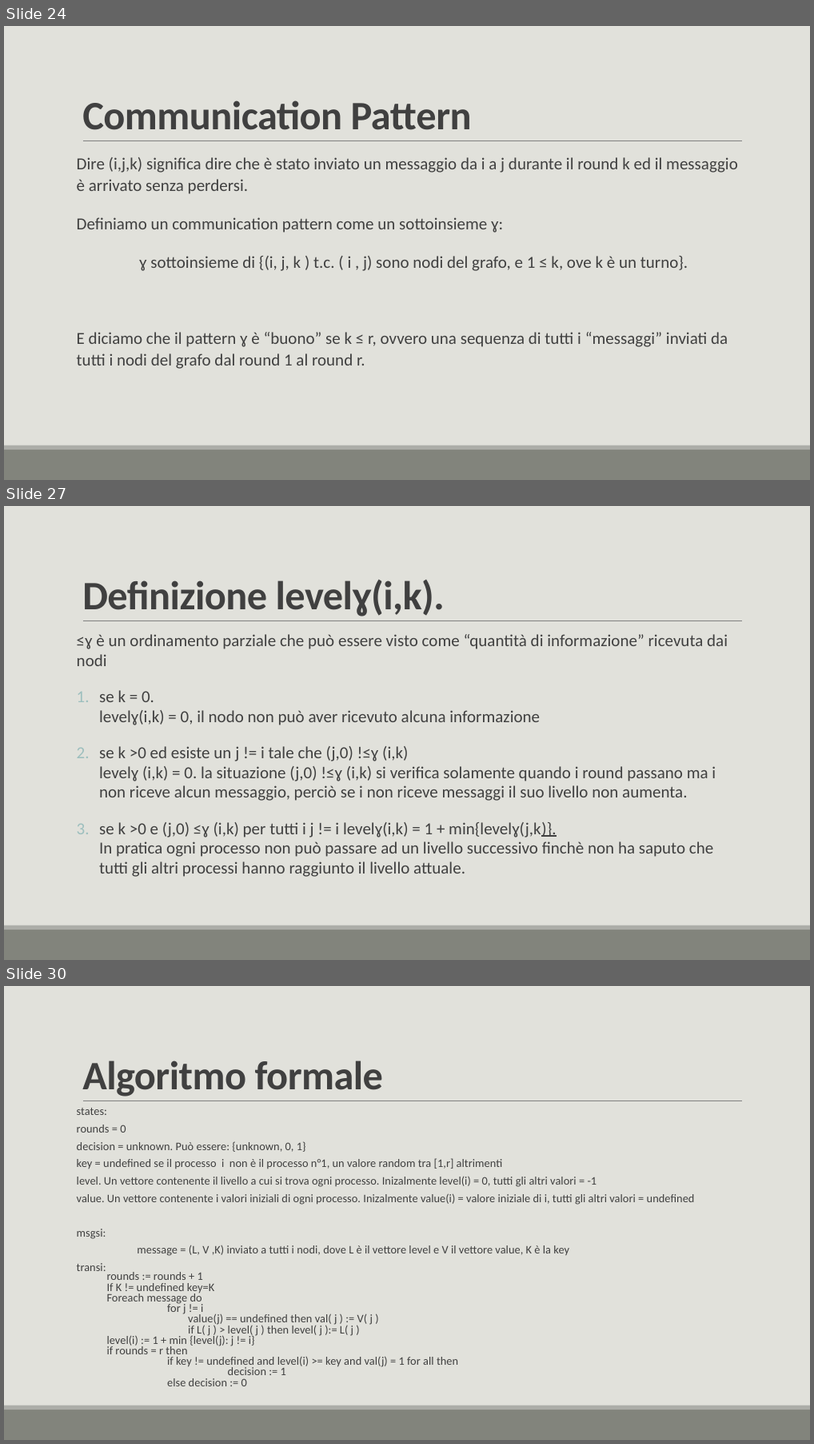
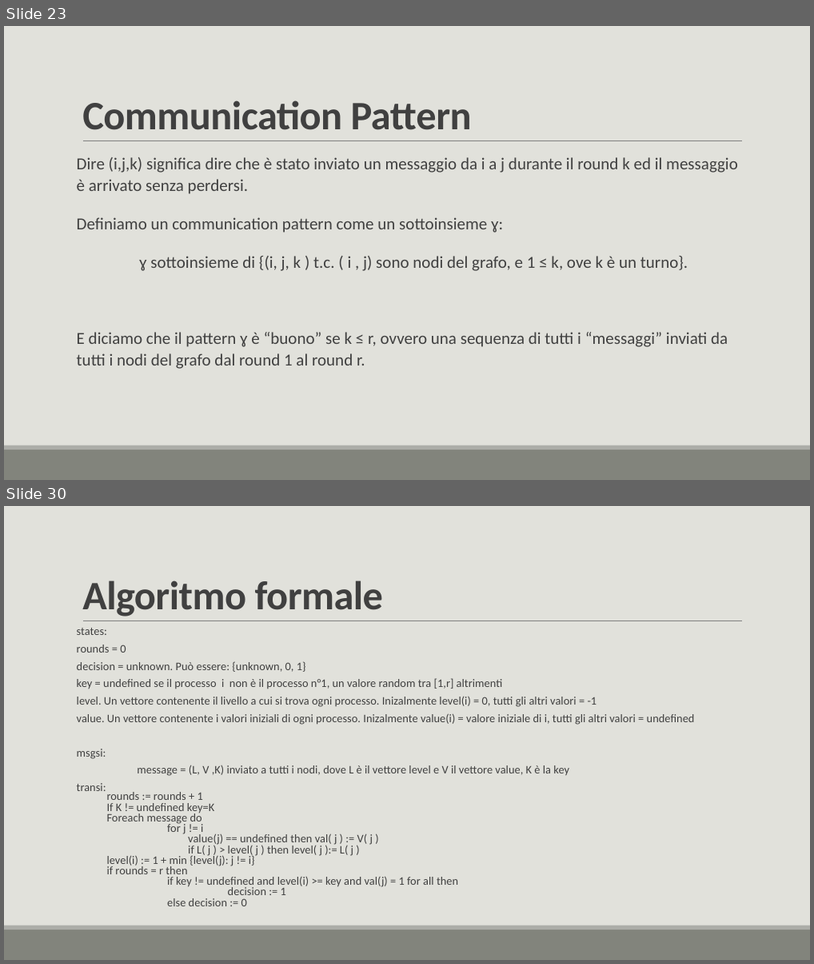
Before and after one commit to lory9894University/mcad, a slide deck: Prensentazione_V2.pptx. Shown one above the other, each under a label of ours: slides 24, 27 and 30 before the commit, slides 23 and 30 after it; the slides between them are not shown. The pictures are 814x1444 and 814x964 pixels, drawn with LibreOffice and Linux fonts; fonts in the diff are those of the drawing. Boxes give left, top, right and bottom in pixels: in the first picture for what was removed or moved away, otherwise in the second. Text is boxed around its words. In the diff, an @@ line names an element or a change of style, - is before the commit and + after.

```diff
--- a/Prensentazione_V2.pptx
+++ b/Prensentazione_V2.pptx
@@ slide 27 removed at [4, 506, 810, 960], background #E1E1DB; not listed: 3 template elements that a slide beside it also shows @@
@@ title removed at [82, 580, 445, 616] @@
-Definizione levelɣ(i,k).
@@ text removed at [77, 634, 728, 876] @@
-≤ɣ è un ordinamento parziale che può essere visto come “quantità di informazione” ricevuta dai nodi
-1. se k = 0.
-   levelɣ(i,k) = 0, il nodo non può aver ricevuto alcuna informazione
-2. se k >0 ed esiste un j != i tale che (j,0) !≤ɣ (i,k)
-   levelɣ (i,k) = 0. la situazione (j,0) !≤ɣ (i,k) si verifica solamente quando i round passano ma i non riceve alcun messaggio, perciò se i non riceve messaggi il suo livello non aumenta.
-3. se k >0 e (j,0) ≤ɣ (i,k) per tutti i j != i levelɣ(i,k) = 1 + min{levelɣ(j,k)}.
-   In pratica ogni processo non può passare ad un livello successivo finchè non ha saputo che tutti gli altri processi hanno raggiunto il livello attuale.
@@ what was slide 24 is now slide 23 @@
```
Also in this commit, not shown: 9 slides changed, 6 slides added, 3 other slides removed, 1 other file.
